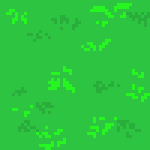
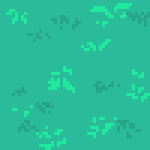
Layer changes from the first 150px x 150px image to the second:
pixels changed over [0, 0, 150, 150] (layer not identified)
